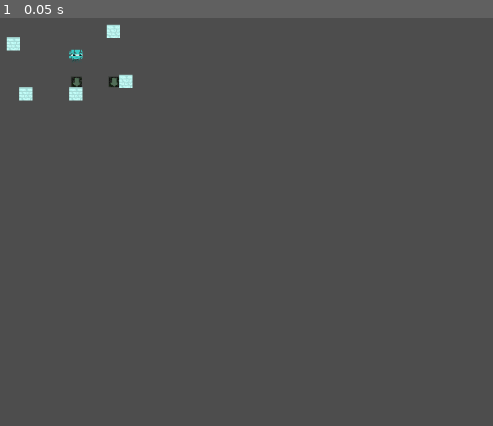
Above: before the commit, frame 1.
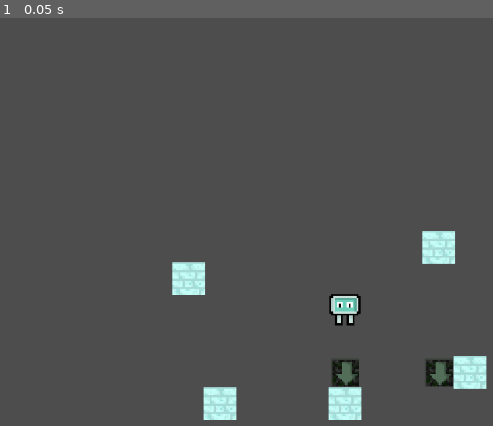
Above: after the commit, the same moment.

Repository: ZaRdEr15/taltech-gamecamp2024-jam-makers
Game: Godot game, scene res://main.tscn
Two runs of this game, one before a commit and one after it. Both use one fixed random seed, a clock stepped at 60 frames per second and the inputs below. This scene is started directly instead of the project's main scene.
Inputs:
- Up to frame 1 (0.05 s): no input

The runs differ from the first frame. In frame 1, 4.4% of the frame differs, in the area x 1-99%, y 1-99%.

Commit message:
Idle, walking, death animations and reset

Diff:
--- a/main.tscn
+++ b/main.tscn
@@ -2,7 +2,7 @@
 
 [ext_resource type="PackedScene" uid="uid://dnxt4oyogmrlp" path="res://robot/robot.tscn" id="1_k3i1n"]
 [ext_resource type="PackedScene" uid="uid://d1xhbns3jsn32" path="res://block_test/block.tscn" id="2_34gt5"]
-[ext_resource type="PackedScene" uid="uid://c5b8xoy8m2wct" path="res://plate/plate.tscn" id="3_pyb2n"]
+[ext_resource type="PackedScene" uid="uid://c5b8xoy8m2wct" path="res://plate/arrow_plate.tscn" id="3_pyb2n"]
 [ext_resource type="AudioStream" uid="uid://qwngty6i1p22" path="res://sound/music.mp3" id="4_3skdw"]
 
 [node name="Main" type="Node2D"]
@@ -25,13 +25,17 @@
 [node name="BlockTest5" parent="." instance=ExtResource("2_34gt5")]
 position = Vector2(104, 104)
 
-[node name="Plate" parent="." instance=ExtResource("3_pyb2n")]
-position = Vector2(168, 88)
-
-[node name="Plate2" parent="." instance=ExtResource("3_pyb2n")]
-position = Vector2(216, 88)
-
 [node name="MainTheme" type="AudioStreamPlayer" parent="."]
 stream = ExtResource("4_3skdw")
 volume_db = -7.495
 autoplay = true
+
+[node name="ArrowPlate" parent="." instance=ExtResource("3_pyb2n")]
+position = Vector2(216, 88)
+
+[node name="ArrowPlate2" parent="." instance=ExtResource("3_pyb2n")]
+position = Vector2(168, 88)
+
+[node name="Camera2D" type="Camera2D" parent="."]
+position = Vector2(168, 64)
+zoom = Vector2(2.5, 2.5)
--- a/plate/plate.gd
+++ b/plate/arrow_plate.gd
@@ -1,9 +1,8 @@
-class_name Plate extends Area2D
+extends BasePlate
 
 
 @onready var raycast = $RayCast2D
 @onready var next_direction = (raycast.to_global(raycast.target_position) - raycast.to_global(Vector2.ZERO)).normalized()
-var can_rotate := false
 
 
 func _input(event: InputEvent) -> void:
@@ -15,15 +14,6 @@
 				next_direction = (raycast.to_global(raycast.target_position) - raycast.to_global(Vector2.ZERO)).normalized()
 
 
-
 func _on_area_entered(area: Area2D) -> void:
 	area.current_direction = next_direction
 	area.ray.set_target_position(area.current_direction * area.TILE_SIZE)
-
-
-func _on_mouse_entered() -> void:
-	can_rotate = true
-
-
-func _on_mouse_exited() -> void:
-	can_rotate = false
--- a/plate/plate.tscn
+++ b/plate/arrow_plate.tscn
@@ -1,14 +1,15 @@
 [gd_scene load_steps=5 format=3 uid="uid://c5b8xoy8m2wct"]
 
-[ext_resource type="Script" path="res://plate/plate.gd" id="1_6jr5p"]
+[ext_resource type="Script" path="res://plate/arrow_plate.gd" id="1_6jr5p"]
 [ext_resource type="Texture2D" uid="uid://3kisr6tjpsvu" path="res://art/plate1.png" id="2_74mai"]
 [ext_resource type="AudioStream" uid="uid://crcjak4nwc0bl" path="res://sound/select_place_plate.wav" id="3_u3ko6"]
 
-[sub_resource type="RectangleShape2D" id="RectangleShape2D_rnt5r"]
+[sub_resource type="RectangleShape2D" id="RectangleShape2D_lgwrx"]
 size = Vector2(14, 14)
 
-[node name="Plate" type="Area2D"]
+[node name="ArrowPlate" type="Area2D"]
 script = ExtResource("1_6jr5p")
+plate_type = 1
 
 [node name="Sprite2D" type="Sprite2D" parent="."]
 z_index = -1
@@ -18,9 +19,6 @@
 scale = Vector2(0.890625, 0.890625)
 texture = ExtResource("2_74mai")
 
-[node name="CollisionShape2D" type="CollisionShape2D" parent="."]
-shape = SubResource("RectangleShape2D_rnt5r")
-
 [node name="RayCast2D" type="RayCast2D" parent="."]
 target_position = Vector2(0, 8)
 
@@ -28,6 +26,9 @@
 stream = ExtResource("3_u3ko6")
 volume_db = -6.954
 
+[node name="CollisionShape2D" type="CollisionShape2D" parent="."]
+shape = SubResource("RectangleShape2D_lgwrx")
+
 [connection signal="area_entered" from="." to="." method="_on_area_entered"]
 [connection signal="mouse_entered" from="." to="." method="_on_mouse_entered"]
 [connection signal="mouse_exited" from="." to="." method="_on_mouse_exited"]
--- /dev/null
+++ b/plate/base_plate.gd
@@ -0,0 +1,15 @@
+extends Area2D
+class_name BasePlate
+
+enum PlateType {NONE, ARROW}
+
+@export var plate_type := PlateType.NONE
+var can_rotate := false
+
+
+func _on_mouse_entered() -> void:
+	can_rotate = true
+
+
+func _on_mouse_exited() -> void:
+	can_rotate = false
--- /dev/null
+++ b/plate/base_plate.tscn
@@ -0,0 +1,10 @@
+[gd_scene load_steps=2 format=3 uid="uid://b2uu2718riu13"]
+
+[ext_resource type="Script" path="res://plate/base_plate.gd" id="1_qxilu"]
+
+[node name="BasePlate" type="Area2D"]
+script = ExtResource("1_qxilu")
+
+[connection signal="area_entered" from="." to="." method="_on_area_entered"]
+[connection signal="mouse_entered" from="." to="." method="_on_mouse_entered"]
+[connection signal="mouse_exited" from="." to="." method="_on_mouse_exited"]
--- a/plate_array/plate_array.tscn
+++ b/plate_array/plate_array.tscn
@@ -1,7 +1,7 @@
 [gd_scene load_steps=3 format=3 uid="uid://coxe31iwdpjt0"]
 
 [ext_resource type="Script" path="res://plate_array/platesArray.gd" id="1_ifyuq"]
-[ext_resource type="PackedScene" uid="uid://c5b8xoy8m2wct" path="res://plate/plate.tscn" id="2_8ouiu"]
+[ext_resource type="PackedScene" uid="uid://c5b8xoy8m2wct" path="res://plate/arrow_plate.tscn" id="2_8ouiu"]
 
 [node name="PlateArray" type="Node2D" node_paths=PackedStringArray("plateArray")]
 script = ExtResource("1_ifyuq")
--- a/robot/robot.gd
+++ b/robot/robot.gd
@@ -1,17 +1,20 @@
 extends Area2D
 
 
+@onready var ray = $RayCast2D
+@onready var final_position := position + current_direction * TILE_SIZE
+@onready var starting_pos := position
+
 const TILE_SIZE: int = 16
 const TIMER_WAIT: int = 1
+const MOVE_SPEED: float = 25.0
+
+
 var current_direction := Vector2.DOWN
-@onready var ray = $RayCast2D
-@onready var final_position := position + current_direction * TILE_SIZE
 var can_move := true
 var start_movement := false
 var pause := true
-
-func _ready() -> void:
-	pass
+var death := false
 
 
 func _input(event: InputEvent) -> void:
@@ -23,27 +26,35 @@
 			else:
 				pause = true
 				$Timer.stop()
-			print("Pause: ", pause)
 
 
 func _process(delta: float) -> void:
 	if start_movement:
-		position = position.move_toward(final_position, 0.5)
+		position = position.move_toward(final_position, MOVE_SPEED * delta)
 		if position == final_position:
-			$Walking.play()
+			$WalkingSound.play()
 			$Timer.start(TIMER_WAIT)
 			start_movement = false
+	else:
+		if not death:
+			$Animation.play("idle")
+		else:
+			if not $Animation.is_playing():
+				death = false
+				position = starting_pos
+				pause = true
 
 
 func _on_timer_timeout() -> void:
 	if not pause:
 		if ray.is_colliding():
-				print("Raycast colliding")
-				#PlayDeathAnimation
-				$Death.play()
+				$Animation.play("death")
+				$DeathSound.play()
 				$Timer.stop()
+				death = true
 				return
 		get_final_position()
+		$Animation.play("walking")
 
 
 func get_final_position() -> void:
--- a/robot/robot.tscn
+++ b/robot/robot.tscn
@@ -1,9 +1,62 @@
-[gd_scene load_steps=6 format=3 uid="uid://dnxt4oyogmrlp"]
+[gd_scene load_steps=15 format=3 uid="uid://dnxt4oyogmrlp"]
 
 [ext_resource type="Script" path="res://robot/robot.gd" id="1_naail"]
-[ext_resource type="Texture2D" uid="uid://duy6dpaq5tui5" path="res://art/robot_ver1.png" id="2_voirl"]
+[ext_resource type="Texture2D" uid="uid://cj8lh6bnla5of" path="res://art/MAIN_robot_ death_1-3.png" id="2_eilhi"]
+[ext_resource type="Texture2D" uid="uid://d1sfjmocus6f0" path="res://art/MAIN_robot.png" id="2_lcq3x"]
 [ext_resource type="AudioStream" uid="uid://bchawt5yf4j60" path="res://sound/walking.wav" id="3_brtds"]
+[ext_resource type="Texture2D" uid="uid://cyrhqmm1mvsdw" path="res://art/MAIN_robot_ look_down.png" id="3_gqkbr"]
+[ext_resource type="Texture2D" uid="uid://hevtpe7l4jo5" path="res://art/MAIN_robot_ walk_1-2.png" id="3_mlh1j"]
+[ext_resource type="Texture2D" uid="uid://55skf47iivk4" path="res://art/MAIN_robot_ death_2-3.png" id="3_xyj0b"]
 [ext_resource type="AudioStream" uid="uid://cc4p65nsn3qot" path="res://sound/death.wav" id="4_2xd50"]
+[ext_resource type="Texture2D" uid="uid://b8q0dhicgyfum" path="res://art/MAIN_robot_ death_3-3.png" id="4_pjo7v"]
+[ext_resource type="Texture2D" uid="uid://dbsa14ywo7a3w" path="res://art/MAIN_robot_ walk_2-2.png" id="4_yvv7j"]
+[ext_resource type="Texture2D" uid="uid://c8iasr58t0g48" path="res://art/MAIN_robot_ look_left.png" id="4_yxj1j"]
+[ext_resource type="Texture2D" uid="uid://q6hvj2lw1sdv" path="res://art/MAIN_robot_ look_right.png" id="5_aopik"]
+
+[sub_resource type="SpriteFrames" id="SpriteFrames_600ue"]
+animations = [{
+"frames": [{
+"duration": 1.0,
+"texture": ExtResource("2_eilhi")
+}, {
+"duration": 1.0,
+"texture": ExtResource("3_xyj0b")
+}, {
+"duration": 1.0,
+"texture": ExtResource("4_pjo7v")
+}],
+"loop": false,
+"name": &"death",
+"speed": 2.0
+}, {
+"frames": [{
+"duration": 1.0,
+"texture": ExtResource("2_lcq3x")
+}, {
+"duration": 1.0,
+"texture": ExtResource("3_gqkbr")
+}, {
+"duration": 1.0,
+"texture": ExtResource("4_yxj1j")
+}, {
+"duration": 1.0,
+"texture": ExtResource("5_aopik")
+}],
+"loop": true,
+"name": &"idle",
+"speed": 2.0
+}, {
+"frames": [{
+"duration": 1.0,
+"texture": ExtResource("4_yvv7j")
+}, {
+"duration": 1.0,
+"texture": ExtResource("3_mlh1j")
+}],
+"loop": true,
+"name": &"walking",
+"speed": 10.0
+}]
 
 [sub_resource type="RectangleShape2D" id="RectangleShape2D_yelq7"]
 size = Vector2(16, 16)
@@ -11,11 +64,11 @@
 [node name="Robot" type="Area2D"]
 script = ExtResource("1_naail")
 
-[node name="Sprite2D" type="Sprite2D" parent="."]
-texture_filter = 1
-position = Vector2(9.53674e-07, -9.53674e-07)
-scale = Vector2(1.0625, 1.0625)
-texture = ExtResource("2_voirl")
+[node name="Animation" type="AnimatedSprite2D" parent="."]
+sprite_frames = SubResource("SpriteFrames_600ue")
+animation = &"death"
+frame = 2
+frame_progress = 1.0
 
 [node name="CollisionShape2D" type="CollisionShape2D" parent="."]
 shape = SubResource("RectangleShape2D_yelq7")
@@ -26,12 +79,12 @@
 [node name="Timer" type="Timer" parent="."]
 one_shot = true
 
-[node name="Walking" type="AudioStreamPlayer" parent="."]
+[node name="WalkingSound" type="AudioStreamPlayer" parent="."]
 stream = ExtResource("3_brtds")
 volume_db = 22.126
 
-[node name="Death" type="AudioStreamPlayer" parent="."]
+[node name="DeathSound" type="AudioStreamPlayer" parent="."]
 stream = ExtResource("4_2xd50")
-volume_db = -2.811
+volume_db = -0.937
 
 [connection signal="timeout" from="Timer" to="." method="_on_timer_timeout"]
Not shown, added: art/MAIN_robot.png.import
Not shown, added: art/MAIN_robot_ back.png.import
Not shown, added: art/MAIN_robot_ back_walk_1-2.png.import
Not shown, added: art/MAIN_robot_ back_walk_2-2.png.import
Not shown, added: art/MAIN_robot_ death_1-3.png.import
Not shown, added: art/MAIN_robot_ death_2-3.png.import
Not shown, added: art/MAIN_robot_ death_3-3.png.import
Not shown, added: art/MAIN_robot_ look_down.png.import
Not shown, added: art/MAIN_robot_ look_left.png.import
Not shown, added: art/MAIN_robot_ look_right.png.import
Not shown, added: art/MAIN_robot_ walk_1-2.png.import
Not shown, added: art/MAIN_robot_ walk_2-2.png.import
(and 11 more such lines)
